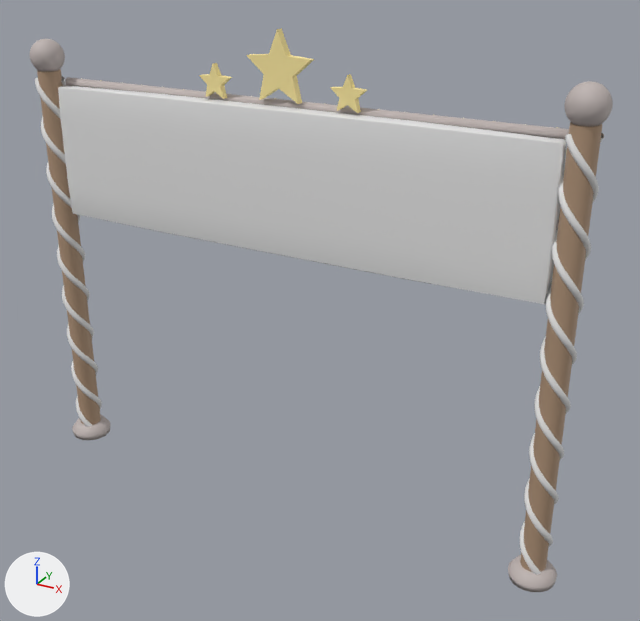
Renders of the glTF model assets/meshes/ArcadeBestBoard.glb from each side of a commit.
One viewpoint serves both versions: a 50 mm lens placed at (19.4, -32.2, 26.3), pointed at (1.8, -0.1, 10.2). The axes (+X, +Y, +Z) are drawn at lower left. The lights are the same throughout. The older version comes first.

The first picture shows 'Panel', 'PostStripes', 'Posts', 'Stars', 'Trim'.
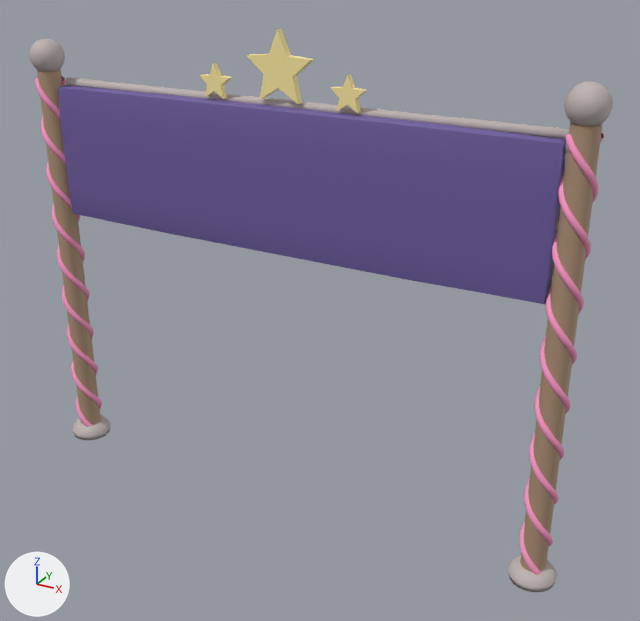
What the commit changed:
Material 'PostStripes' (mat_poststripes) changes colour from white #e5e5e5 to pink #ff9bca; in linear values from (0.784, 0.784, 0.784) to (1.0, 0.329, 0.588).
Material 'Panel' (mat_panel) changes colour from white #e5e5e5 to purple #6e5da0; in linear values from (0.784, 0.784, 0.784) to (0.157, 0.11, 0.353).

What differs and where, as boxes [x1, y1, x2, y2] in the pictures (640 x 621 px):
'Panel', recoloured (white to purple): [58, 85, 566, 304] in both
'PostStripes', recoloured: [35, 76, 604, 575] in both
